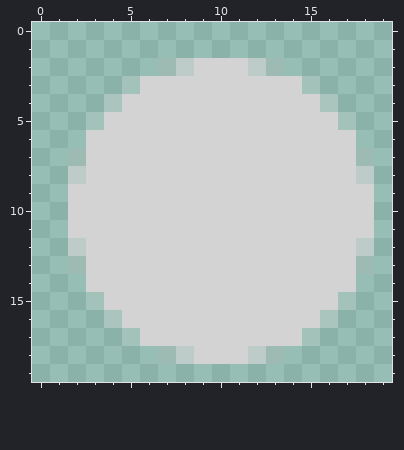
One commit to this pixel-art sprite: textures/nativevillages_mood_neutral.png. The picture above was drawn from the file before the commit.
The file is 20x20 pixels. Pixels under 10% opacity are left out. Colours within 5 levels of each other are drawn and written as one.
After:
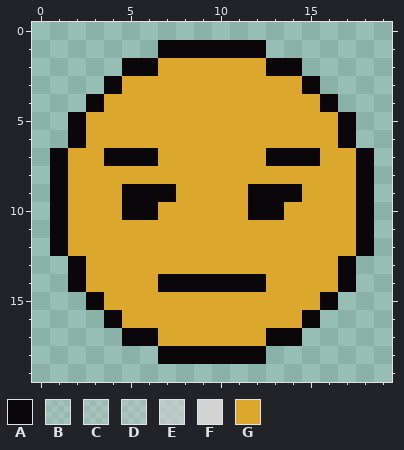
Palette (. is transparent): A #0b060a  B #d3d3d335  C #d3d3d344  D #d3d3d354  E #d3d3d3a9  F #d3d3d3  G #dba72d
Diff:
Changed rows in their new state; - is an unchanged pixel.
first column x 1:
 1 ------AAAAAA------
 2 ----AAGGGGGGAA----
 3 ---AGGGGGGGGGGA---
 4 --AGGGGGGGGGGGGA--
 5 -AGGGGGGGGGGGGGGA-
 6 -AGGGGGGGGGGGGGGA-
 7 AGGAAAGGGGGGAAAGGA
 8 AGGGGGGGGGGGGGGGGA
 9 AGGGAAAGGGGAAAGGGA
10 AGGGAAGGGGGAAGGGGA
11 AGGGGGGGGGGGGGGGGA
12 AGGGGGGGGGGGGGGGGA
13 -AGGGGGGGGGGGGGGA.
14 -AGGGGAAAAAAGGGGA-
15 --AGGGGGGGGGGGGA.-
16 ---AGGGGGGGGGGA.--
17 ----AAGGGGGGAA.---
18 ------AAAAAA.-----
Where, in picture pixels (left, top, right, bottom), the same in both pictures:
changed: (50, 40, 374, 364)
